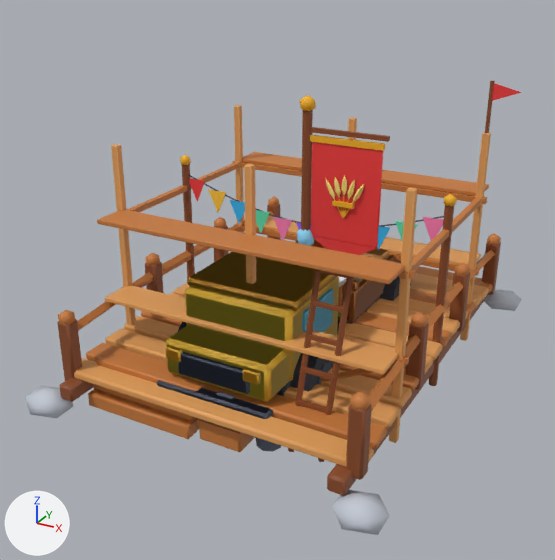
One commit to the glTF model public/assets/models/decor.glb: the scene before it, then after it.
Both versions are drawn from a 50 mm camera at (4.55, -9.08, 5.6) aimed at (-0.17, -0.51, 1.31). Lighting does not change. The marker at lower left points along +X, +Y and +Z. The picture after the commit comes second.

Names of what the first picture shows: 'banner', 'bunting', 'plank_bridge', 'scaffold', 'truck_sun' and 2 more.
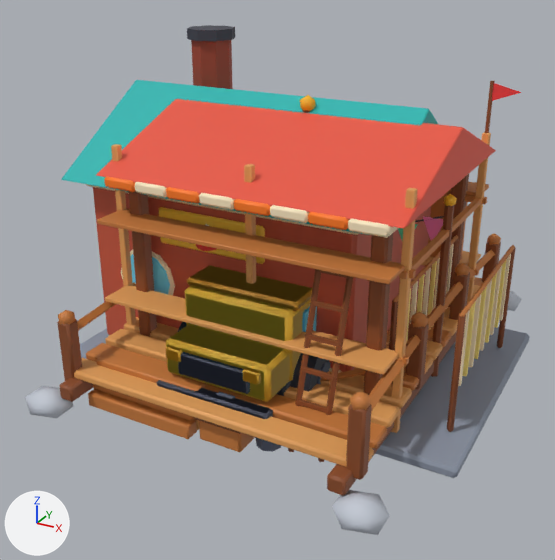
What differs and where, as boxes [x1, y1, x2, y2] in the pictures (555 x 560 px):
'noodle_factory', added
    after: [61, 25, 530, 478]
'juice_press', added (red)
    after: [96, 99, 496, 395]
'banner', unchanged, covered by the edit
    before: [300, 95, 390, 255]
    after: [300, 95, 316, 113]

Edits to the bpy script that builds the scene:
```text
Add me_mesh_17:
    me_mesh_17.from_pydata(...)  # 582 vertices, 1016 faces; spans x -2.98..2.9, y -1.9..1.97, z 0.0..4.45
    me_mesh_17.materials.append(mat_vc)
Add me_mesh_16:
    me_mesh_16.from_pydata(...)  # 810 vertices, 1504 faces; spans x -2.08..2.08, y -1.9..1.9, z 0.0..3.58
    me_mesh_16.materials.append(mat_vc)
Add ob_noodle_factory:
    ob_noodle_factory = bpy.data.objects.new('noodle_factory', me_mesh_17)
    ob_noodle_factory.location = (0.0, 0.0, 0.0)
Add ob_juice_press:
    ob_juice_press = bpy.data.objects.new('juice_press', me_mesh_16)
    ob_juice_press.location = (0.0, 0.0, 0.0)
```
